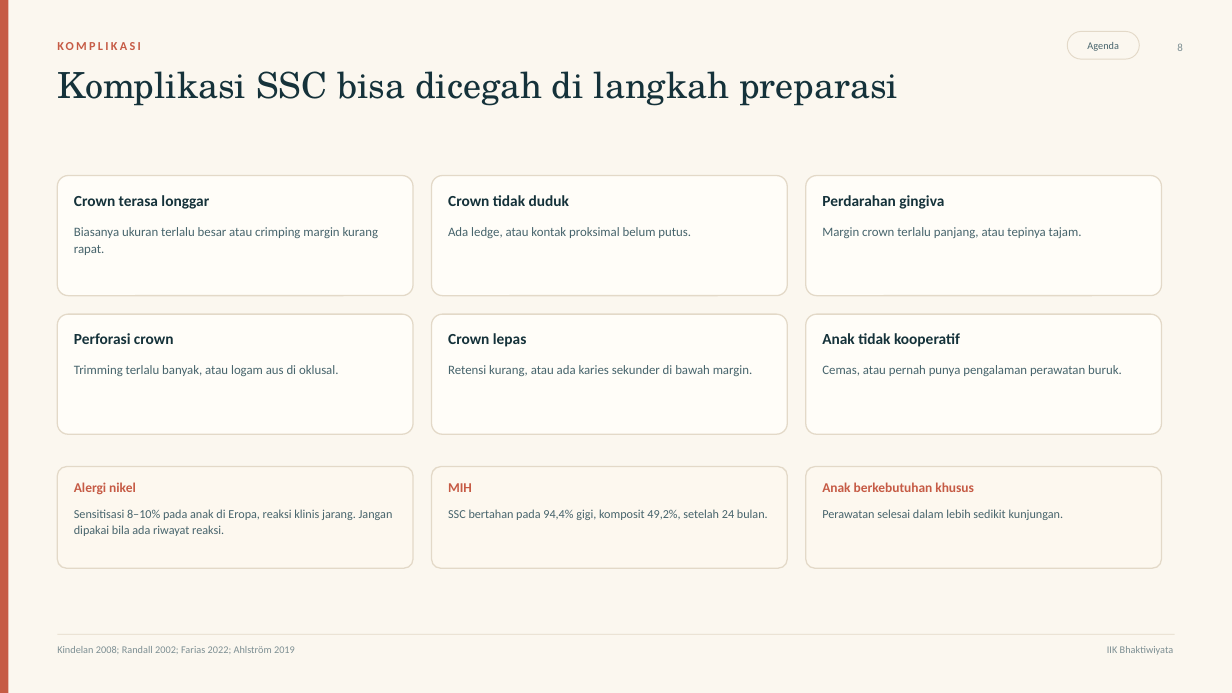
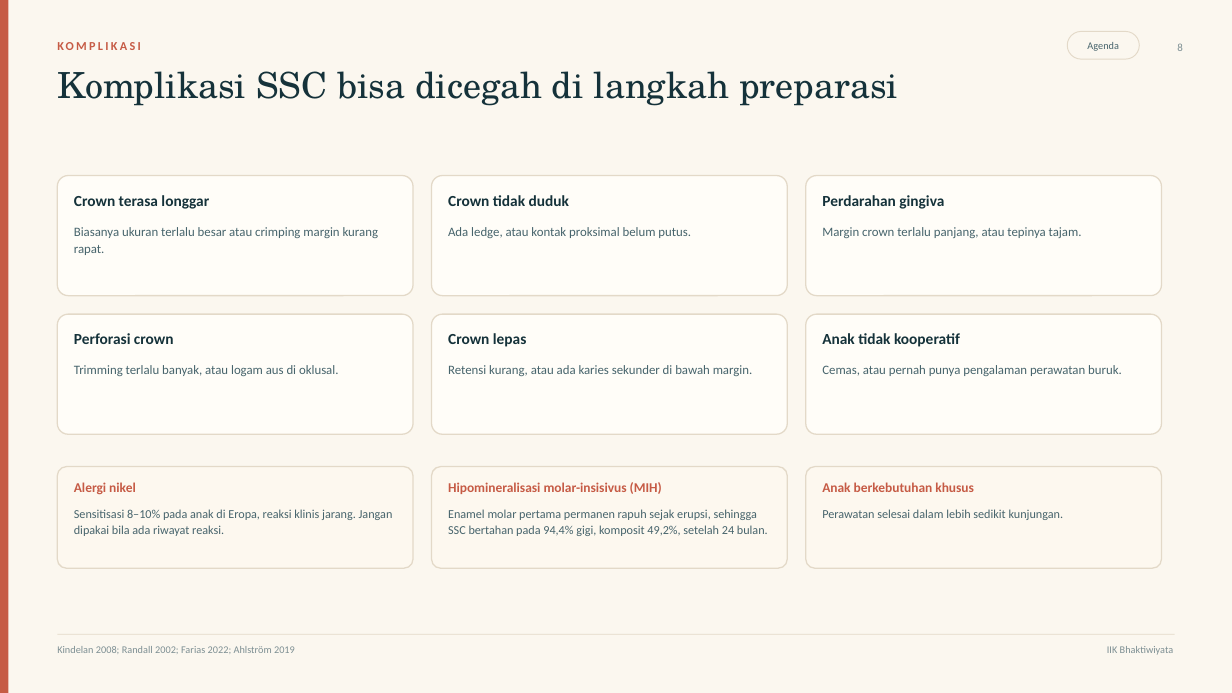
Before and after one commit to maskchanel14-source/agents, a slide deck: slide 8 of deliverables/ssc-pedodonsia/ssc-pedodonsia.pptx. Drawn at 1232x693 pixels with LibreOffice and Linux fonts; fonts in the diff are those of the drawing. Boxes give left, top, right and bottom in pixels: in the first picture for what was removed or moved away, otherwise in the second. Text is boxed around its words. In the diff, an @@ line names an element or a change of style, - is before the commit and + after.

Commit message:
Sebut MIH secara panjang pada kemunculan pertama dan jelaskan artinya di deck, kuis, dan protokol

```diff
--- a/deliverables/ssc-pedodonsia/ssc-pedodonsia.pptx
+++ b/deliverables/ssc-pedodonsia/ssc-pedodonsia.pptx
@@ text at <box>448,509,768,536</box>: text changed @@
-SSC bertahan pada 94,4% gigi, komposit 49,2%, setelah 24 bulan.
+Enamel molar pertama permanen rapuh sejak erupsi, sehingga SSC bertahan pada 94,4% gigi, komposit 49,2%, setelah 24 bulan.
@@ text at <box>448,482,662,494</box>: text changed @@
-MIH
+Hipomineralisasi molar-insisivus (MIH)
```
Also in this commit, not shown: 4 other slides changed, 6 other files.
